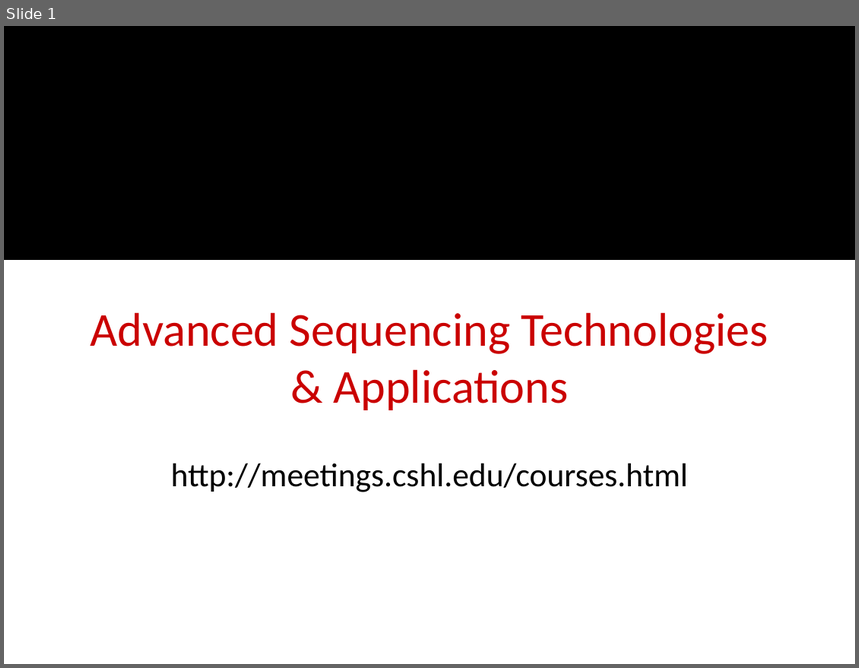
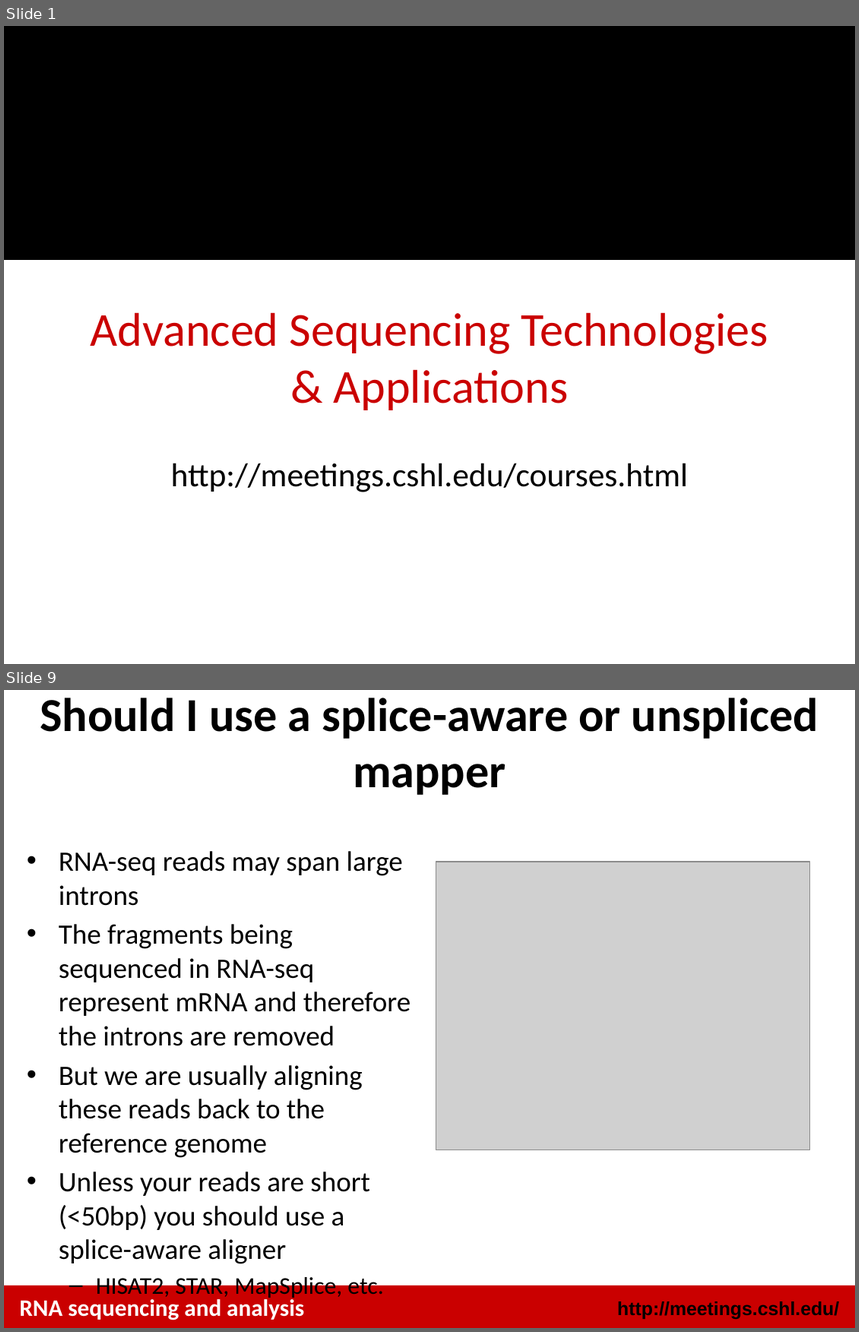
Before and after one commit to griffithlab/rnaseq_tutorial_wiki, a slide deck: LectureFiles/cshl/2016/RNASeq_Module2_Lecture.pptx. Shown one above the other, each under a label of ours: slide 1 before the commit, slides 1 and 9 after it; the slides between them are not shown. The pictures are 859x668 and 859x1332 pixels, drawn with LibreOffice and Linux fonts; fonts in the diff are those of the drawing; grey boxes stand for pictures; background and template pictures are left out. Boxes give left, top, right and bottom in pixels: in the first picture for what was removed or moved away, otherwise in the second. Text is boxed around its words. In the diff, an @@ line names an element or a change of style, - is before the commit and + after.

```diff
--- a/LectureFiles/cshl/2016/RNASeq_Module2_Lecture.pptx
+++ b/LectureFiles/cshl/2016/RNASeq_Module2_Lecture.pptx
@@ slide 9 added at bbox=[4, 690, 855, 1328], background #FFFFFF @@
@@ title added at bbox=[40, 698, 819, 795], 40 pt, text #000000, bold @@
+Should I use a splice-aware or unspliced mapper
@@ text added at bbox=[59, 851, 411, 1265], 23.8 pt, text #000000 @@
+• RNA-seq reads may span large introns
+• The fragments being sequenced in RNA-seq represent mRNA and therefore the introns are removed
+• But we are usually aligning these reads back to the reference genome
+• Unless your reads are short (<50bp) you should use a splice-aware aligner
+  – HISAT2, STAR, MapSplice, etc.
@@ picture added at bbox=[436, 862, 810, 1151] @@
@@ rectangle added at bbox=[4, 1286, 855, 1328], fill #CA0000 @@
@@ text added at bbox=[19, 1296, 304, 1321], 20 pt, text #FFFFFF, bold @@
+RNA sequencing and analysis
@@ text added at bbox=[617, 1302, 839, 1320], 16 pt, text #000000, bold @@
+http://meetings.cshl.edu/
```
Also in this commit, not shown: 1 slide changed, 33 other slides added, 3 other files.
